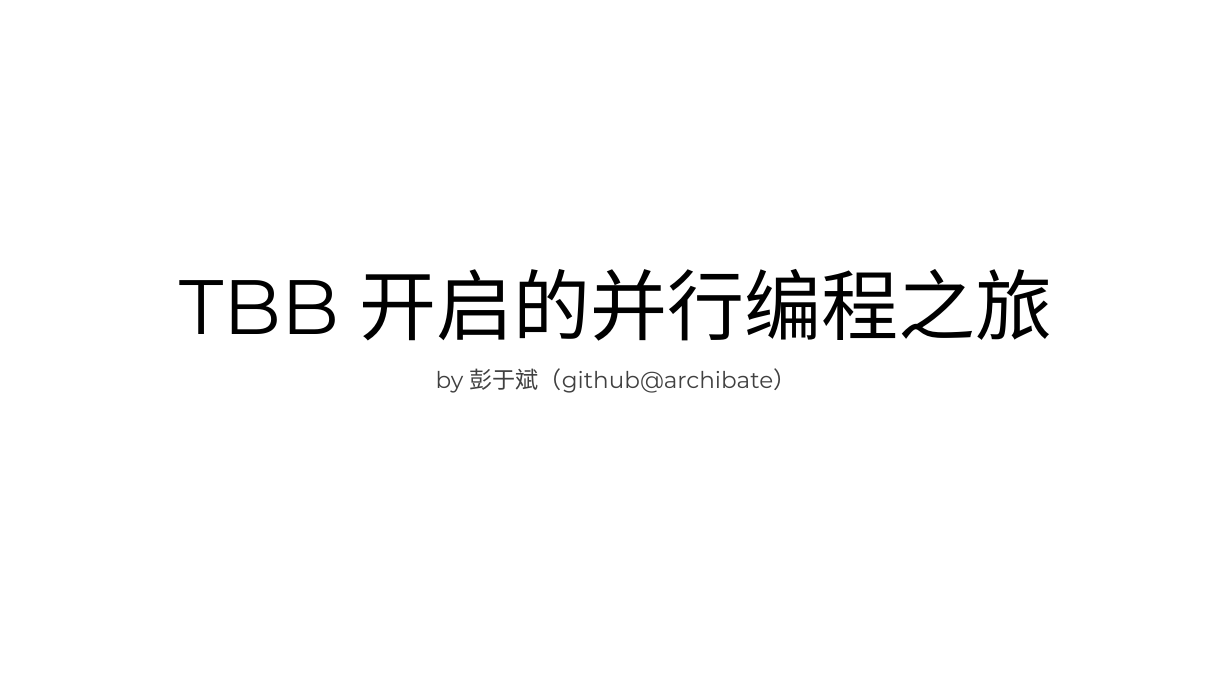
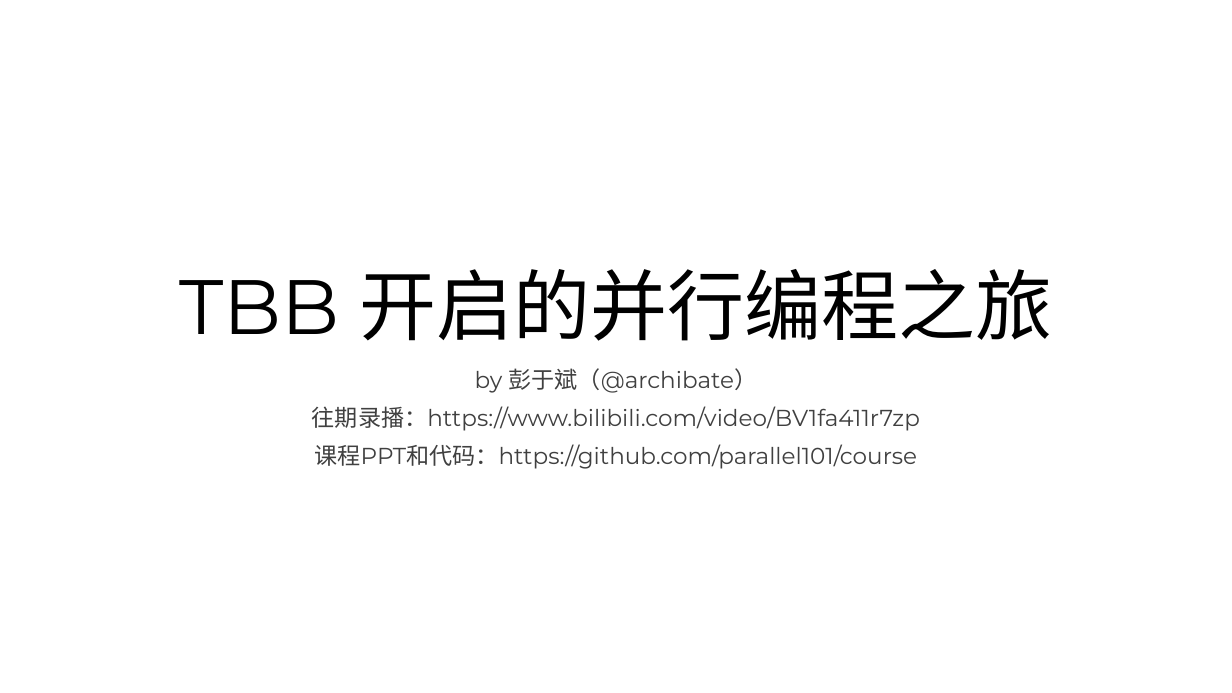
Before and after one commit to parallel101/course, a slide deck: slide 1 of 06/slides.pptx. Drawn at 1232x693 pixels with LibreOffice and Linux fonts; fonts in the diff are those of the drawing. Boxes give left, top, right and bottom in pixels: in the first picture for what was removed or moved away, otherwise in the second. Text is boxed around its words. In the diff, an @@ line names an element or a change of style, - is before the commit and + after.

```diff
--- a/06/slides.pptx
+++ b/06/slides.pptx
@@ subtitle at (x1=312, y1=368, x2=920, y2=469): text changed @@
-by 彭于斌（github@archibate）
+by 彭于斌（@archibate）
+往期录播：https://www.bilibili.com/video/BV1fa411r7zp
+课程PPT和代码：https://github.com/parallel101/course
```
Also in this commit, not shown: 1 other slide changed, 4 slides added, 1 slide removed, 12 other files.
